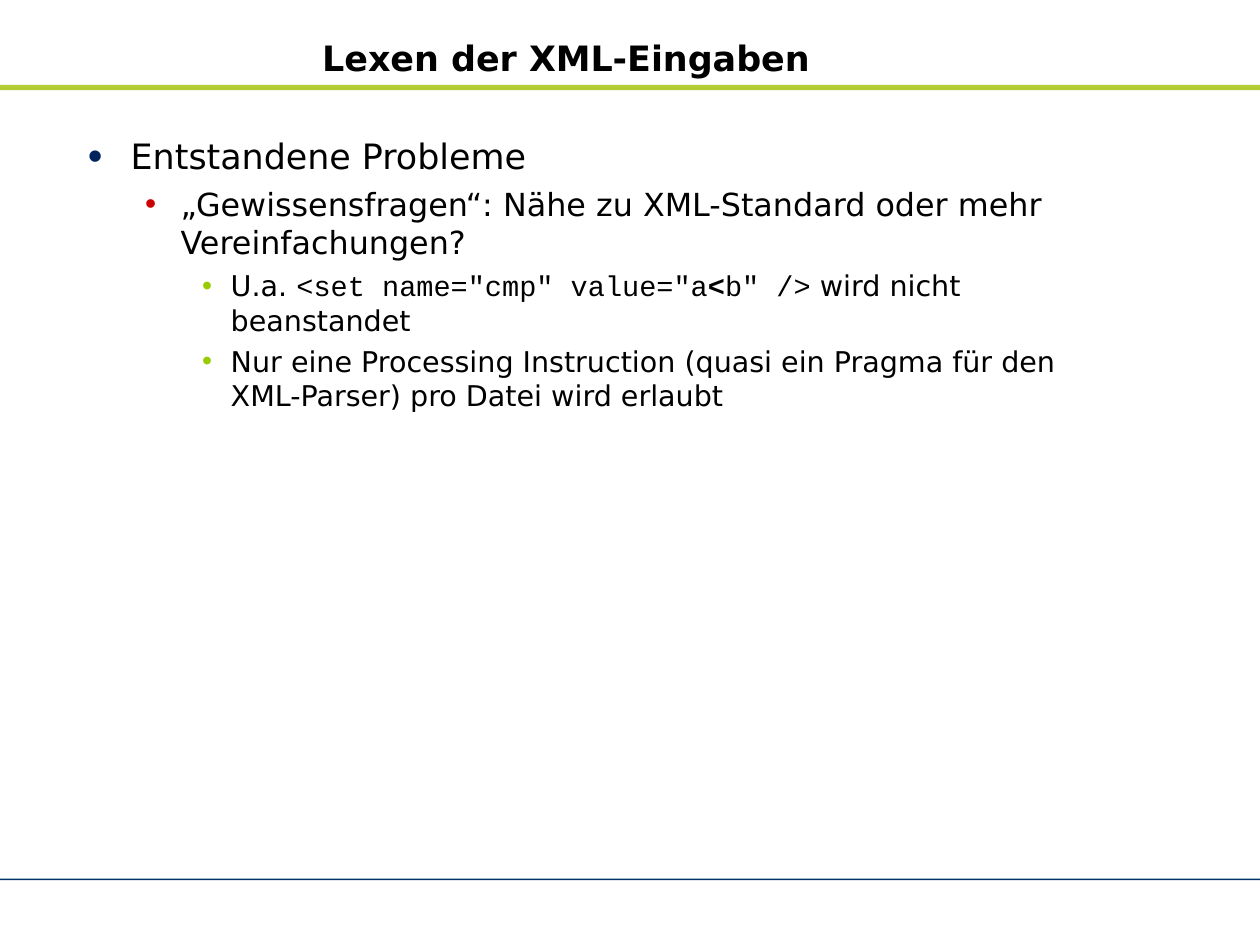
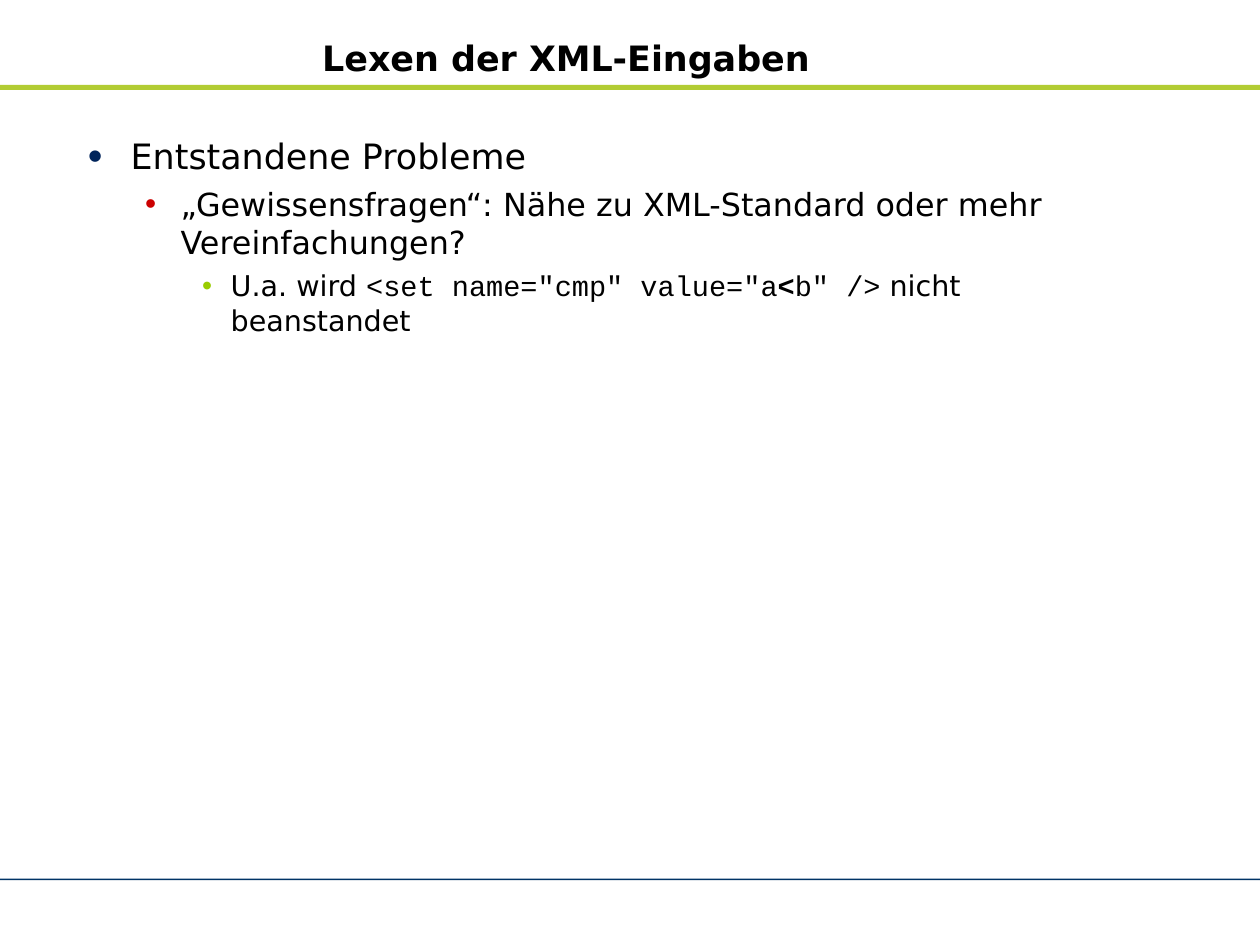
Before and after one commit to zhongxinhua/sose10-swp-uebersetzerbau, a slide deck: slide 16 of trunk/dokumentation/rk-kundenpraesentation/rk-kundenpraesentation.odp. Drawn at 1260x945 pixels with LibreOffice and Linux fonts; fonts in the diff are those of the drawing; background and template pictures are left out. Boxes give left, top, right and bottom in pixels: in the first picture for what was removed or moved away, otherwise in the second. Text is boxed around its words. In the diff, an @@ line names an element or a change of style, - is before the commit and + after.

```diff
--- a/trunk/dokumentation/rk-kundenpraesentation/rk-kundenpraesentation.odp
+++ b/trunk/dokumentation/rk-kundenpraesentation/rk-kundenpraesentation.odp
@@ text at [231,274,961,332]: text changed; font DejaVu Sans to Courier New @@
-    • U.a. <set name="cmp" value="a<b" /> wird nicht beanstandet
-    • Nur eine Processing Instruction (quasi ein Pragma für den XML-Parser) pro Datei wird erlaubt
+    • U.a. wird <set name="cmp" value="a<b" /> nicht beanstandet
```
Also in this commit, not shown: 2 other slides changed, 3 slides added, 1 slide removed, 1 other file.
